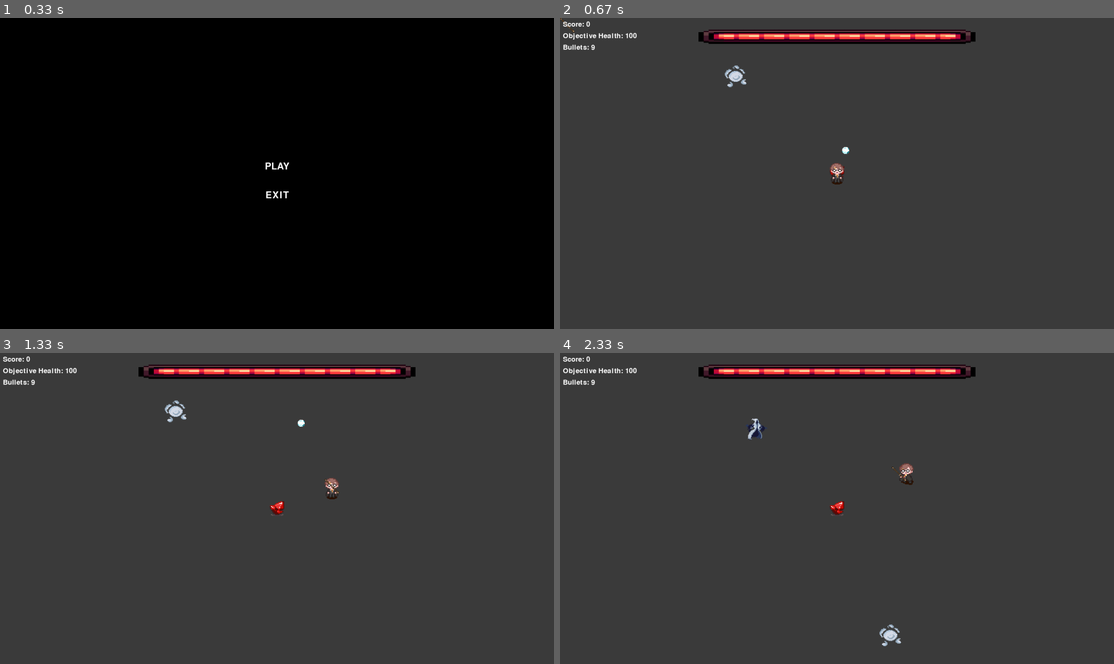
Above: before the commit, frames 1-4 (two rows, left to right).
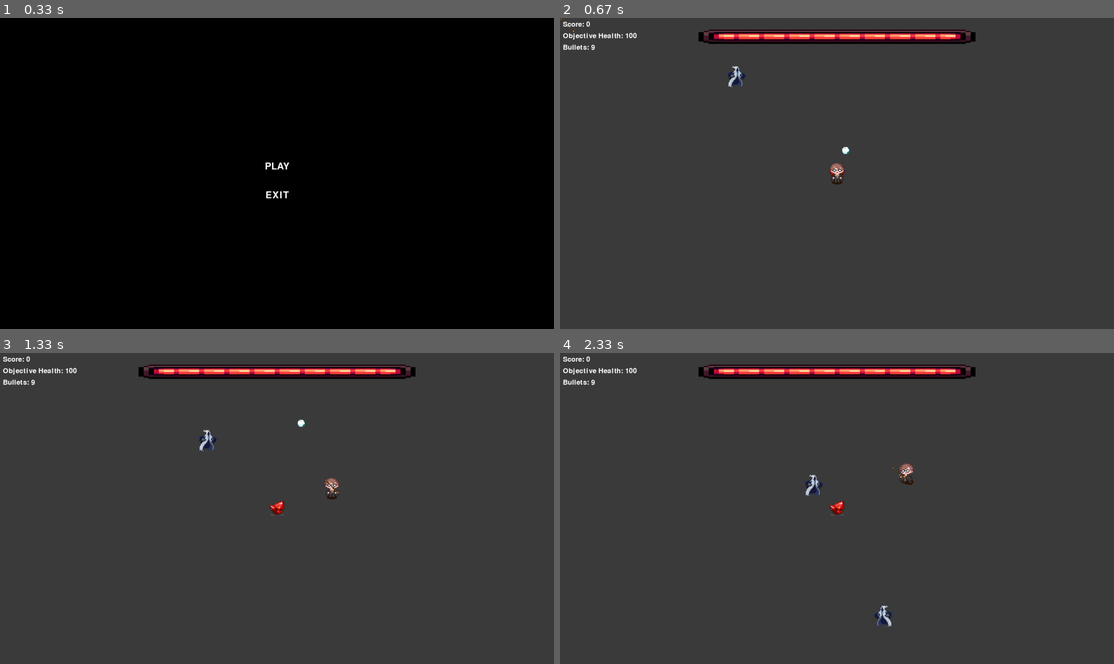
Above: after the commit, the same moments.

Repository: yyyort/Harry-Potter
Game: pygame game, started from TowerDefenseDevCon/sprite.py
Same seed, same stepped clock (60 frames per second), same inputs: the game is played once before the commit and once after it.
Inputs (mouse positions are in pixels of both pictures, inside the frame that each line leads up to):
- Up to frame 1 (0.33 s): no input
- Up to frame 2 (0.67 s): click "PLAY" at 0.38 s
- Up to frame 3 (1.33 s): hold Right 0.67-1.13 s; move the mouse to (254, 524) at 0.7 s; hold Up from 1.17 s (still down)
- Up to frame 4 (2.33 s): release Up at 1.47 s; hold Right 1.5-1.97 s; hold Left from 2 s (still down)

Frame 1 is identical in both runs. In frame 2, 0.2% of the frame differs, in the area x 29-34%, y 15-23%; in frame 3, 0.3%; in frame 4, 0.5%, in the area x 33-62%, y 20-95%.

Commit message:
Update sprite.py

Diff:
--- a/TowerDefenseDevCon/sprite.py
+++ b/TowerDefenseDevCon/sprite.py
@@ -1,3 +1,8 @@
+# LATEST CODE
+# LATEST CODE
+# LATEST CODE
+# LATEST CODE
+# LATEST CODE
 # LATEST CODE
 # LATEST CODE
 # LATEST CODE
@@ -20,7 +25,7 @@
 PLAYER_SPEED = 5
 ENEMY_SPEED = 5
 ENEMY_SPAWN_INTERVAL = 55  # Number of frames between enemy spawns
-ENEMY_START_SPAWN = 60
+ENEMY_START_SPAWN = 10
 BULLET_SPEED = 8
 MAX_BULLET_COUNT = 10  # Maximum number of bullets the player can carry
 BULLET_RELOAD_AMOUNT = 2  # Number of additional bullets gained per enemy kill
